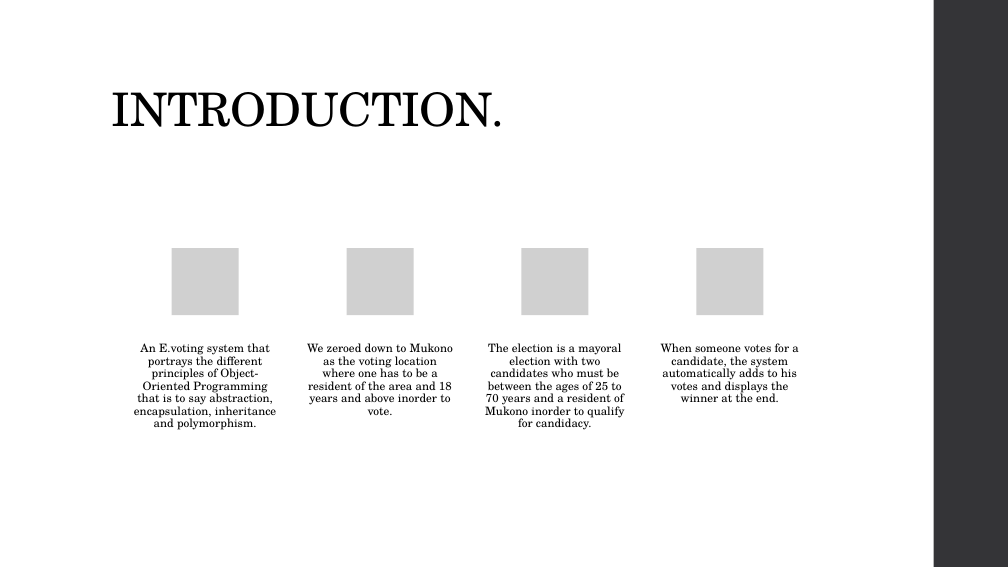
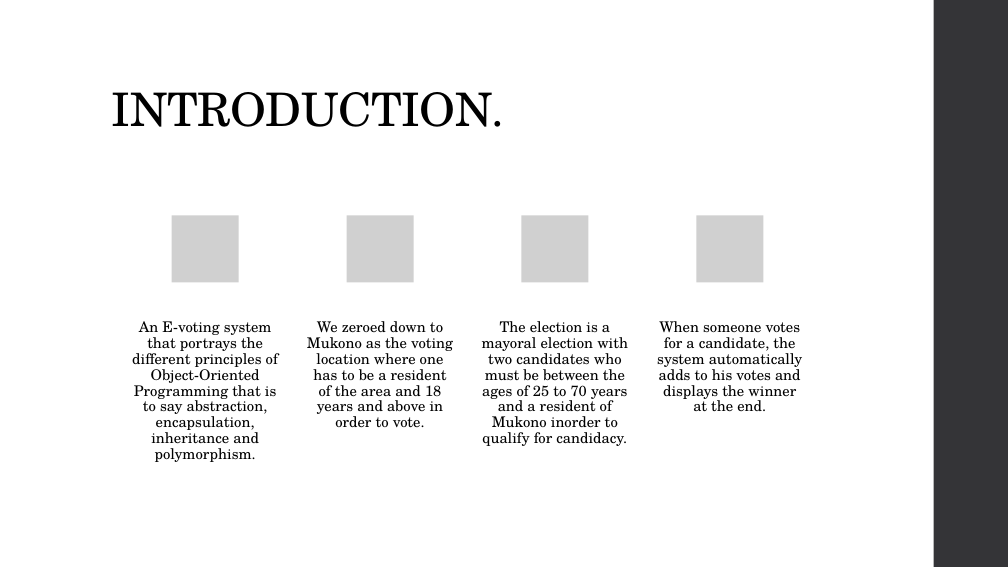
Before and after one commit to anitajn86/Object-Oriented-Programming, a slide deck: slide 2 of OOP SEMESTER PROJECT/E-voting System.pptx. Drawn at 1008x567 pixels with LibreOffice and Linux fonts; fonts in the diff are those of the drawing; grey boxes stand for pictures. Boxes give left, top, right and bottom in pixels: in the first picture for what was removed or moved away, otherwise in the second. Text is boxed around its words. In the diff, an @@ line names an element or a change of style, - is before the commit and + after.

```diff
--- a/OOP SEMESTER PROJECT/E-voting System.pptx
+++ b/OOP SEMESTER PROJECT/E-voting System.pptx
@@ picture added at (x1=172, y1=216, x2=239, y2=283) @@
@@ picture moved from (x1=346, y1=248, x2=414, y2=315) to (x1=346, y1=216, x2=414, y2=283) @@
@@ picture moved from (x1=522, y1=248, x2=589, y2=315) to (x1=522, y1=216, x2=589, y2=283) @@
@@ picture added at (x1=696, y1=216, x2=764, y2=283) @@
@@ picture removed at (x1=172, y1=248, x2=239, y2=315) @@
@@ picture removed at (x1=696, y1=248, x2=764, y2=315) @@
@@ text at (x1=132, y1=321, x2=278, y2=462): text changed; size 11 to 14 pt @@
-An E.voting system that portrays the different principles of Object-Oriented Programming that is to say abstraction, encapsulation, inheritance and polymorphism.
+An E-voting system that portrays the different principles of Object-Oriented Programming that is to say abstraction, encapsulation, inheritance and polymorphism.
@@ text at (x1=307, y1=321, x2=453, y2=428): text changed; size 11 to 14 pt @@
-We zeroed down to Mukono as the voting location where one has to be a resident of the area and 18 years and above inorder to vote.
+We zeroed down to Mukono as the voting location where one has to be a resident of the area and 18 years and above in order to vote.
@@ text "The election is a mayoral ..." moved from (x1=485, y1=343, x2=624, y2=430) to (x1=482, y1=321, x2=628, y2=446) @@
@@ text "The election is a mayoral ..." at (x1=482, y1=321, x2=628, y2=446): size 11 to 14 pt; more space between paragraphs @@
@@ text "When someone votes for a ..." at (x1=657, y1=321, x2=802, y2=412): size 11 to 14 pt; more space between paragraphs @@
@@ text "When someone votes for a ..." moved from (x1=661, y1=343, x2=798, y2=402) to (x1=657, y1=321, x2=802, y2=412) @@
```
Also in this commit, not shown: 1 other slide changed, 2 other files.
